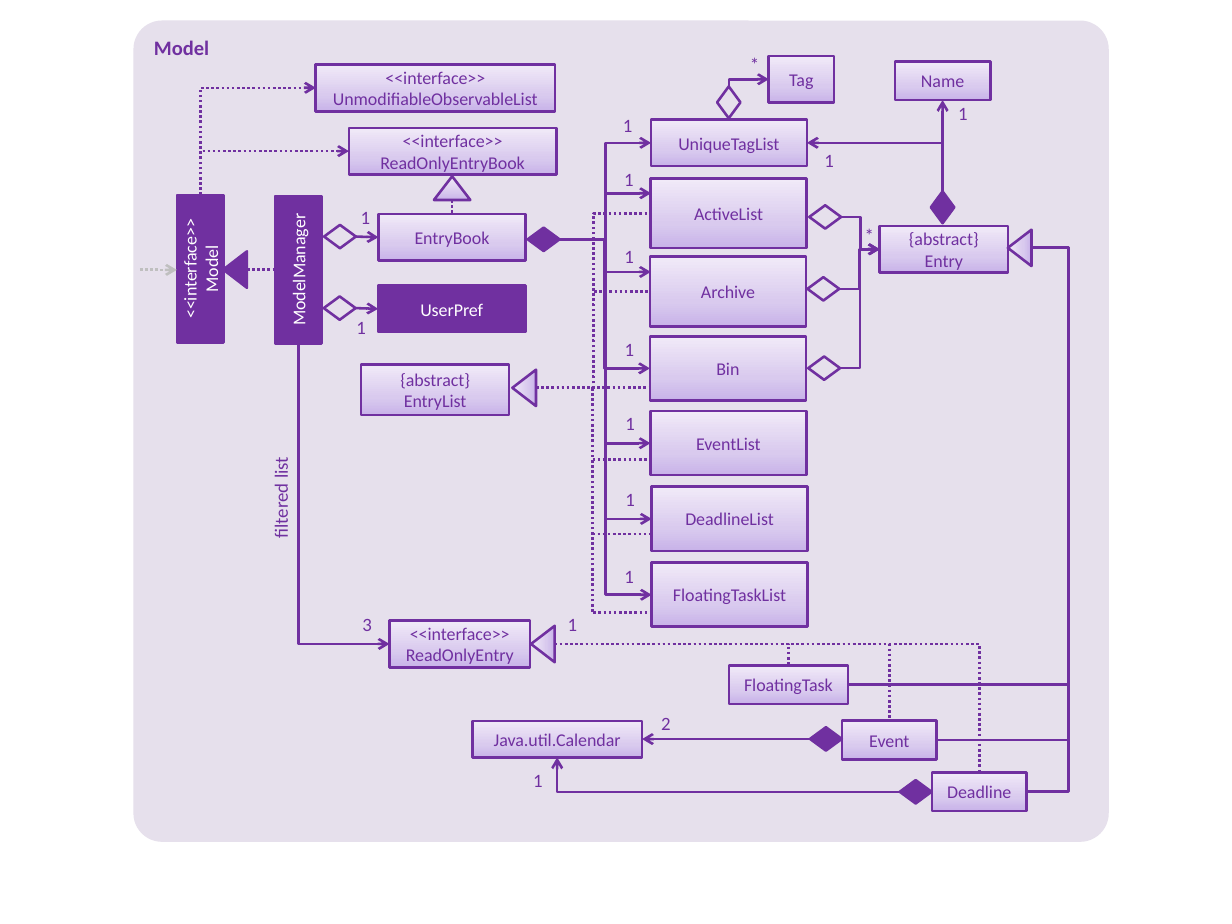
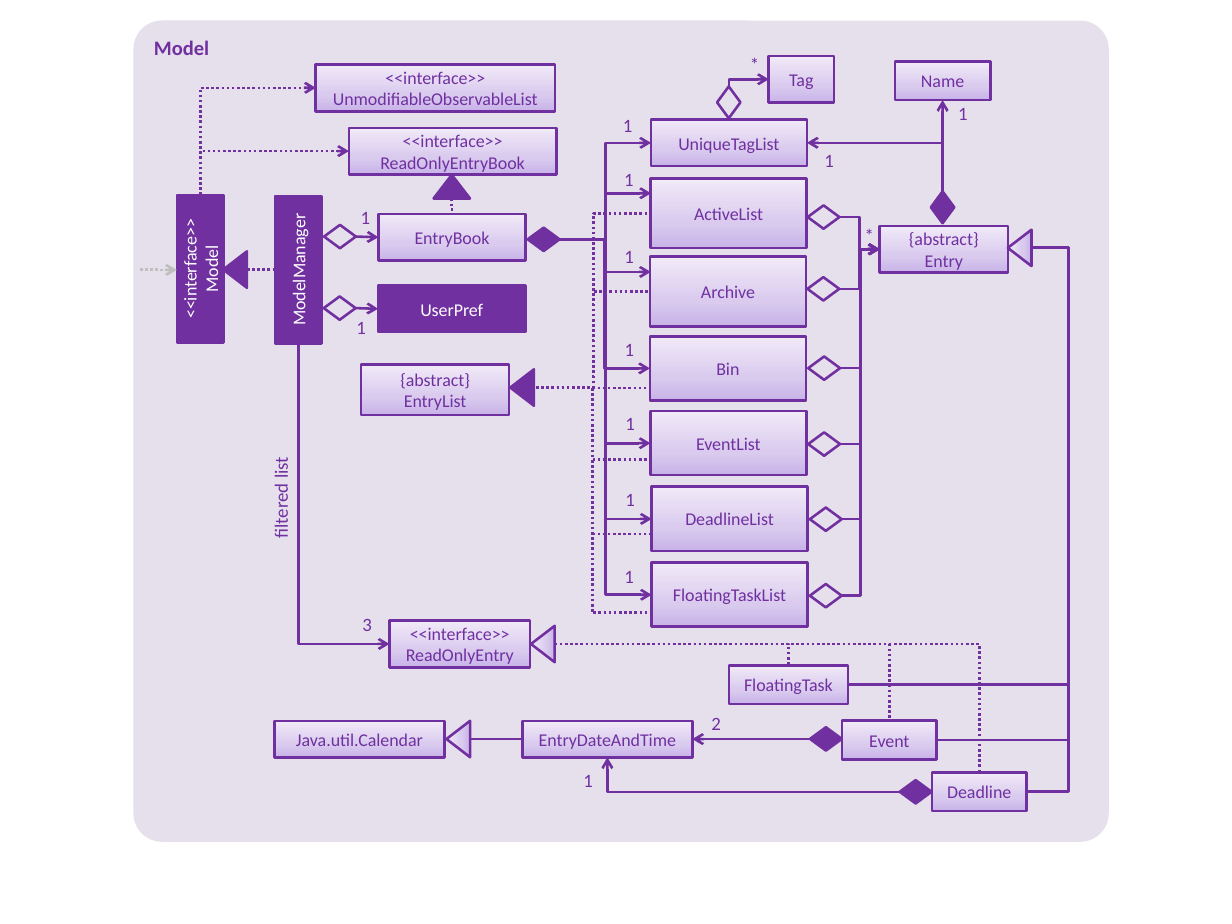
Before and after one commit to CS2103JUN2017-T2/addressbook-level4, a slide deck: slide 3 of docs/diagrams/ModelComponentClassDiagram.pptx. Drawn at 1232x924 pixels with LibreOffice and Linux fonts; fonts in the diff are those of the drawing. Boxes give left, top, right and bottom in pixels: in the first picture for what was removed or moved away, otherwise in the second. Text is boxed around its words. In the diff, an @@ line names an element or a change of style, - is before the commit and + after.

```diff
--- a/docs/diagrams/ModelComponentClassDiagram.pptx
+++ b/docs/diagrams/ModelComponentClassDiagram.pptx
@@ triangle at [434, 175, 471, 198]: fill gradient #C9B5E8 to #D8CBEE to #F0EAF9 to #7030A0; mirrored; rotation 180 to 0 degrees @@
@@ elbow line (452, 198) - (452, 214): route changed @@
@@ elbow arrow added from (840, 444) to (880, 249), #7030A0 1.5 pt @@
@@ elbow arrow added from (841, 596) to (880, 249), #7030A0 1.5 pt @@
@@ elbow arrow added from (841, 519) to (880, 249), #7030A0 1.5 pt @@
@@ triangle at [511, 369, 534, 406]: fill gradient #C9B5E8 to #D8CBEE to #F0EAF9 to #7030A0; mirrored; rotation 90 to 270 degrees @@
@@ elbow line (536, 388) - (648, 388): route changed @@
@@ diamond added at [808, 432, 840, 456], outline #7030A0 1.5 pt @@
@@ diamond added at [809, 508, 841, 531], outline #7030A0 1.5 pt @@
@@ diamond added at [809, 584, 841, 607], outline #7030A0 1.5 pt @@
@@ text removed at [568, 619, 578, 631] @@
-1
@@ text "2": place and size @@
-text "2" at [661, 718, 671, 730]
+text "2" at [711, 718, 721, 730]
@@ rectangle "Java.util.Calendar": place and size @@
-rectangle "Java.util.Calendar" at [472, 721, 642, 758]
+rectangle "Java.util.Calendar" at [275, 721, 445, 758]
@@ triangle added at [447, 720, 470, 757], fill gradient #C9B5E8 to #D8CBEE to #F0EAF9, outline #7030A0 1.5 pt @@
@@ elbow line added from (522, 739) to (471, 739), #7030A0 1.5 pt @@
@@ rectangle added at [522, 721, 692, 758], fill gradient #C9B5E8 to #D8CBEE to #F0EAF9, outline #7030A0 1.5 pt, 10.5 pt, text #7030A0 @@
+EntryDateAndTime
@@ elbow arrow moved from (811, 739) - (642, 739) to (811, 739) - (692, 739) @@
@@ text "1": place and size @@
-text "1" at [533, 775, 543, 787]
+text "1" at [583, 775, 593, 787]
@@ elbow arrow moved from (899, 792) - (557, 758) to (899, 792) - (607, 758) @@
```
Also in this commit, not shown: 1 slide removed, 1 other file.
